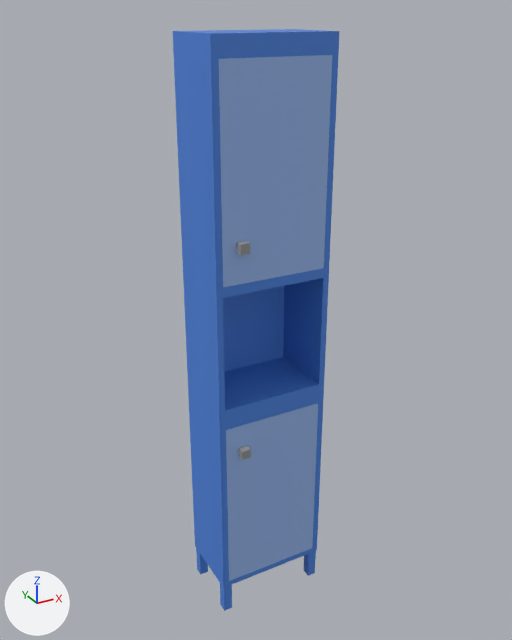
The FBX model Assets/Models/Assets_Interior v2/Armario02.fbx: old version first, new version second.
Before and after are seen from a camera (50 mm lens) standing at (-0.727, -1.324, 1.414) and looking at (0.009, 0.015, 0.744). The lights are fixed; the arrows at lower left show +X, +Y and +Z. Where no turn or scale is listed for an object, it has been applied to the vertices.

Names of what the first picture shows: 'Armario02'.
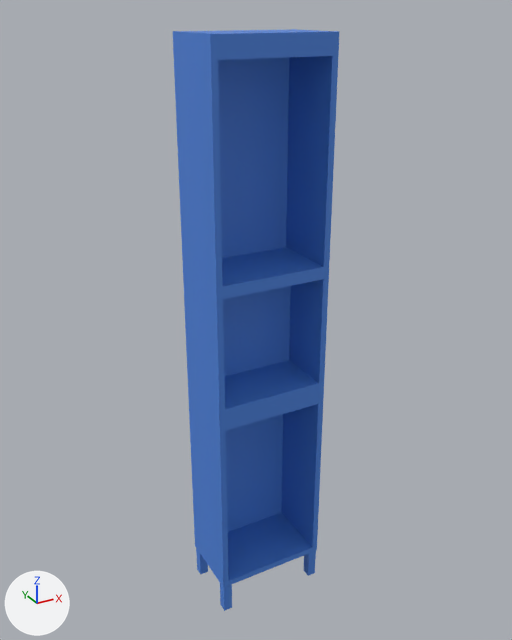
Changed parts and their boxes [x1, y1, x2, y2] in the pictures (512 x 640 px):
'Armario02', reshaped, moved
    both: [173, 29, 340, 611]
part 1 of me_mesh, rebuilt
    both: [173, 29, 340, 588]
part 2 of me_mesh, deleted
    before: [236, 241, 250, 255]
part 3 of me_mesh, deleted
    before: [239, 446, 251, 460]
part 4 of me_mesh, deleted (blue)
    before: [226, 403, 318, 581]
part 5 of me_mesh, deleted (blue)
    before: [219, 55, 332, 288]

The change, as a list of edits to the scene's bpy script:
```text
Change me_mesh:
    used by ob_armario02; location = (0.0, 0.0, 0.0)
    remove me_mesh.from_pydata(...)  # 72 vertices, 46 faces; spans x -0.14..0.14, y -0.105..0.088, z 0.0..1.373
    add me_mesh.from_pydata(...)  # 108 vertices, 94 faces; spans x -0.14..0.14, y -0.087..0.087, z -0.686..0.686
    me_mesh part 1: the loose piece of 16 vertices spanning x -0.14..0.14, y -0.086..0.088, z 0.079..1.373 is rebuilt with 76 vertices and now spans x -0.14..0.14, y -0.087..0.087, z -0.607..0.686
    me_mesh part 2: the loose piece of 8 vertices spanning x -0.093..-0.07, y -0.105..-0.082, z 0.955..0.977 is deleted
    me_mesh part 3: the loose piece of 8 vertices spanning x -0.093..-0.07, y -0.105..-0.082, z 0.459..0.481 is deleted
    me_mesh part 4: the loose piece of 4 vertices spanning x -0.125..0.125, y -0.087, z 0.094..0.539 is deleted
    me_mesh part 5: the loose piece of 4 vertices spanning x -0.125..0.125, y -0.087, z 0.885..1.33 is deleted
Change ob_armario02:
    ob_armario02.location: (0.0, 0.0, 0.0) -> (0.0, 0.001, 0.686)
```
